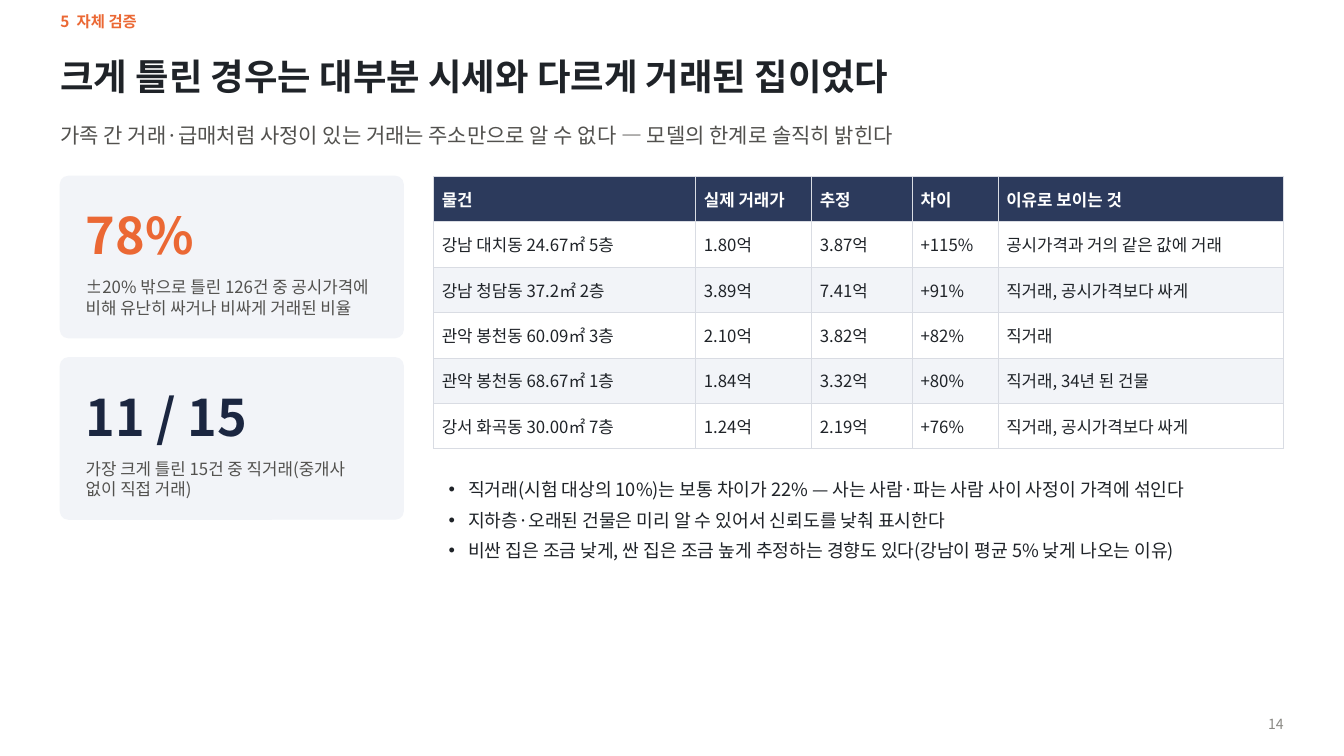
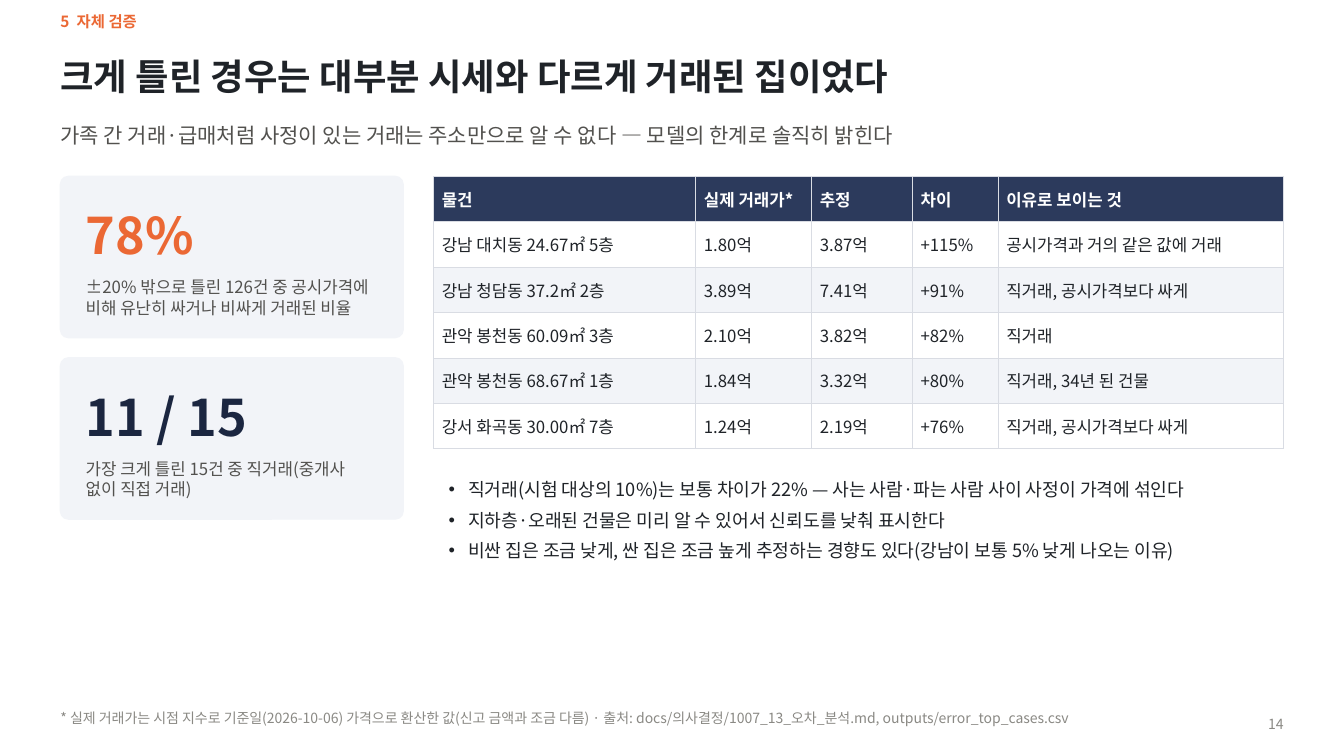
Before and after one commit to KimInSeok-DA/DA_Seoul_Villa_AVM, a slide deck: slide 14 of presentation/AVM_발표.pptx. Drawn at 1344x756 pixels with LibreOffice and Linux fonts; fonts in the diff are those of the drawing. Boxes give left, top, right and bottom in pixels: in the first picture for what was removed or moved away, otherwise in the second. Text is boxed around its words. In the diff, an @@ line names an element or a change of style, - is before the commit and + after.

```diff
--- a/presentation/AVM_발표.pptx
+++ b/presentation/AVM_발표.pptx
@@ table at (434, 176, 1284, 440) @@
-row 1, column 2: 실제 거래가
+row 1, column 2: 실제 거래가*
@@ text at (468, 542, 1175, 561): text changed @@
-• 비싼 집은 조금 낮게, 싼 집은 조금 높게 추정하는 경향도 있다(강남이 평균 5% 낮게 나오는 이유)
+• 비싼 집은 조금 낮게, 싼 집은 조금 높게 추정하는 경향도 있다(강남이 보통 5% 낮게 나오는 이유)
@@ text added at (70, 711, 1069, 726), 10 pt, text #8A8984 @@
+* 실제 거래가는 시점 지수로 기준일(2026-10-06) 가격으로 환산한 값(신고 금액과 조금 다름) · 출처: docs/의사결정/1007_13_오차_분석.md, outputs/error_top_cases.csv
```
Also in this commit, not shown: 8 other slides changed, 1 slide added, 7 other files.
